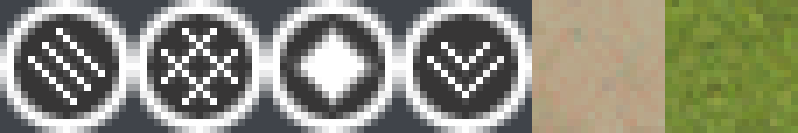
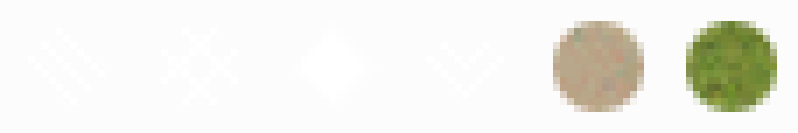
The second w=798, h=133 image is a revision of the first. Changes to its layers:
painted on "Заполнитель тратуар" over [532, 0, 665, 133]
painted on "Заполнитель трава" over [665, 0, 798, 133]
added layer "Слой 1" (1%) above "Кнопки" over [0, 0, 798, 133]
hid "Кнопки" over [0, 0, 798, 133]
hid "Фон" over [0, 0, 798, 133]
